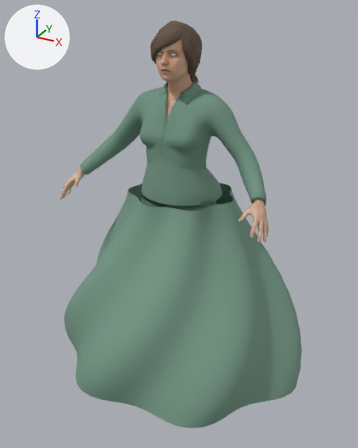
The glTF model characters/npcs/british/major_woman.glb as it was, and as the next commit left it.
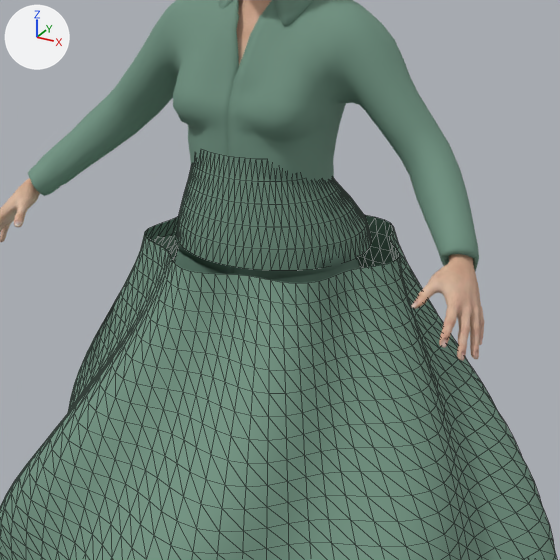
Each version appears first whole from a 50 mm camera at (1.001, -1.844, 1.645) aimed at (-0.001, -0.024, 0.734), and next in a close-up on the part from 19% to 84% of the width and 21% to 73% of the height. Lighting does not change. The marker at upper left points along +X, +Y and +Z. The last two pictures show the newer version. The close-ups show mesh edges as thin lines. Vertices at exactly the same position are counted once.

In view in the first close-up: 'Companion fitted waist transition', 'Companion gathered skirt', 'Companion_MPFB_body_export_cutout', 'Companion_fitted_cloth_base_export_cutout'.
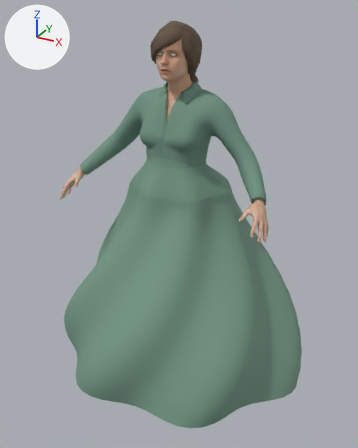
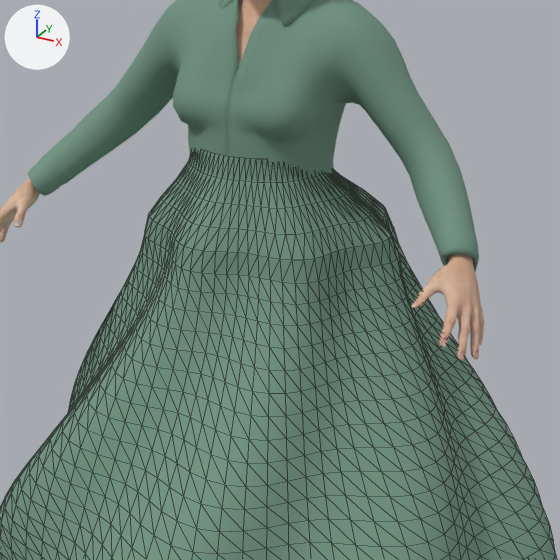
Pixel boxes (x1, y1, x2, y2) of what changed, in the close-ups (560 x 560 px):
'Companion fitted waist transition', reshaped (31% wider, 11% taller): before (178, 152, 372, 270); after (145, 152, 400, 283)

What changed in the scene script:
```text
Change me_companion_fitted_waist_transition_mesh:
    used by ob_companion_fitted_waist_transition; location = (0.0, 0.0, 0.0)
    remove me_companion_fitted_waist_transition_mesh.from_pydata(...)  # 432 vertices, 720 faces; spans x -0.183..0.183, y -0.168..0.168, z 0.884..1.078
    add me_companion_fitted_waist_transition_mesh.from_pydata(...)  # 432 vertices, 720 faces; spans x -0.229..0.247, y -0.223..0.223, z 0.884..1.078
    me_companion_fitted_waist_transition_mesh part 1: 360 of 432 vertices moved; they spanned x -0.183..0.183, y -0.168..0.168, z 0.884..1.039 and now span x -0.229..0.247, y -0.223..0.223, z 0.884..1.039; mean shift (0.0, 0.0, 0.0); largest move (0.183, 0.0, 0.884) -> (0.247, 0.0, 0.884)
```
